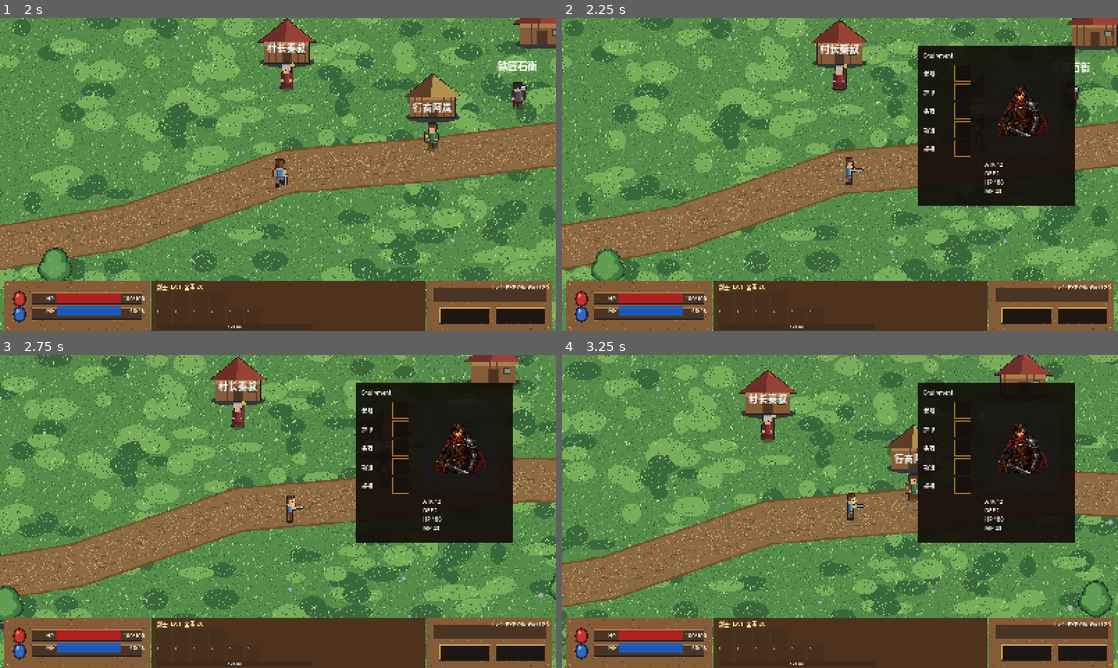
Above: before the commit, frames 1-4 (two rows, left to right).
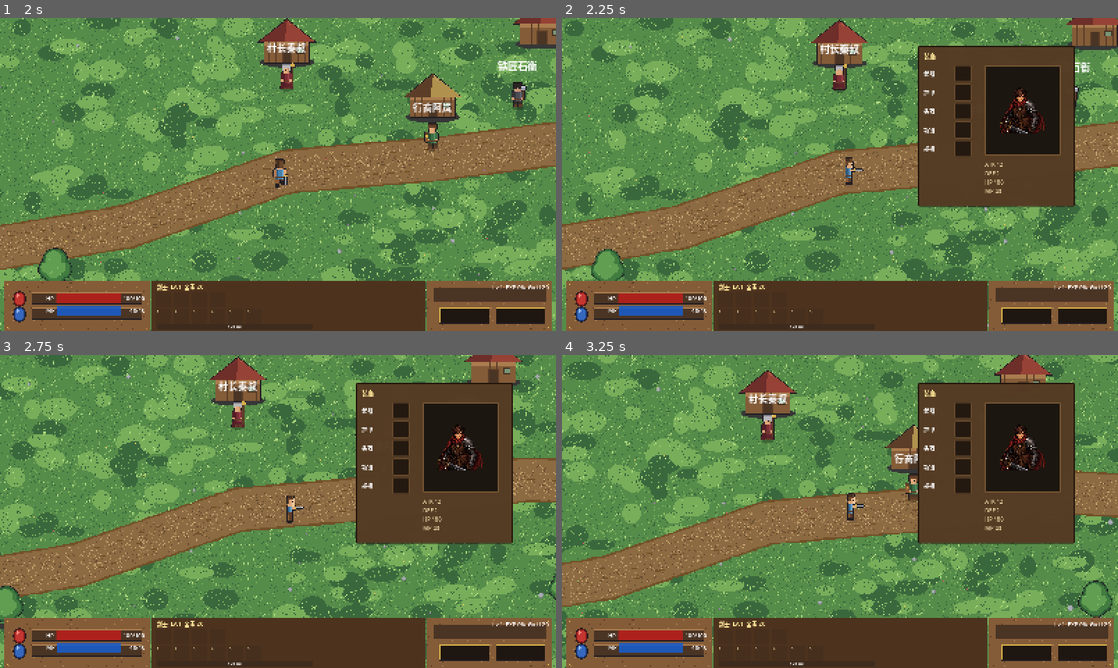
Above: after the commit, the same moments.

Repository: qubick14/pixeldragoncity
Game: Godot game, scene res://scenes/main.tscn
Same seed, same stepped clock (60 frames per second), same inputs: the game is played once before the commit and once after it.
Inputs (mouse positions are in pixels of both pictures, inside the frame that each line leads up to):
- Up to frame 1 (2 s): move the mouse to (400, 158) at 0.52 s; hold D (move_right) 0.53-1.25 s; tap Space (attack_primary) at 0.6 s; click (400, 158) at 0.67 s; drag from (166, 190) to (450, 118) at 1.27 s
- Up to frame 2 (2.25 s): move the mouse to (895, 105) at 2.02 s; hold D (move_right) from 2.03 s (still down); hold C (open_character) from 2.03 s (still down); click (895, 105) at 2.17 s
- Up to frame 3 (2.75 s): keep holding D (move_right); keep holding C (open_character)
- Up to frame 4 (3.25 s): release D (move_right) at 2.75 s; release C (open_character) at 2.75 s; drag from (962, 411) to (873, 527) at 2.77 s

Frame 1 is identical in both runs. In frame 2, 10% of the frame differs, in the area x 64-92%, y 8-61%; in frame 3, 10%; in frame 4, 10%.

Commit message:
feat: UI 面板视觉整改——统一木质边框风格
- 新增 UiTheme：木质面板 stylebox、内凹格子样式、金色标题、立绘框边框。
- 背包/装备/技能天赋/任务/地图/对话/商店 全部换用木质边框背景，标题本地化并镀金。
- item_slot 复用统一格子样式。断言测试 23/23 PASS。

Co-Authored-By: Claude Opus 4.8 <noreply@anthropic.com>

Diff:
--- a/godot/scripts/tests/ui_panels_test.gd
+++ b/godot/scripts/tests/ui_panels_test.gd
@@ -73,7 +73,7 @@
 
 	panel.set_inventory(_sample_inventory_slots())
 	_assert_equal(panel.get_slot_count(), 30, "inventory panel should render 30 slots", failures)
-	_assert_equal(panel.get_node("TitleLabel").text, "Inventory", "inventory panel title should be Inventory", failures)
+	_assert_equal(panel.get_node("TitleLabel").text, "背包", "inventory panel title should be localized", failures)
 	_assert_equal(panel.get_slot(0).get_item_id(), "small_health_potion", "first inventory slot should expose filled item id", failures)
 	_assert_equal(panel.get_slot(5).get_item_id(), "", "empty inventory slot should remain empty", failures)
 
--- a/godot/scripts/ui/dialogue_panel.gd
+++ b/godot/scripts/ui/dialogue_panel.gd
@@ -78,15 +78,8 @@
 
 
 func _ensure_panel_background() -> void:
-	if has_node("PanelBackground"):
-		return
-	var background := ColorRect.new()
-	background.name = "PanelBackground"
-	background.color = Color(0.075, 0.055, 0.04, 0.94)
-	background.set_anchors_preset(Control.PRESET_FULL_RECT)
-	background.offset_left = -16.0
-	background.offset_top = -16.0
-	background.offset_right = 16.0
-	background.offset_bottom = 16.0
-	add_child(background)
-	move_child(background, 0)
+	var fresh := not has_node("PanelBackground")
+	UiTheme.add_panel_bg(self)
+	if fresh:
+		UiTheme.style_title(get_node_or_null("NameLabel"))
+		UiTheme.style_frame(get_node_or_null("PortraitFrame"))
--- a/godot/scripts/ui/equipment_panel.gd
+++ b/godot/scripts/ui/equipment_panel.gd
@@ -86,15 +86,11 @@
 
 
 func _ensure_panel_background() -> void:
-	if has_node("PanelBackground"):
-		return
-	var background := ColorRect.new()
-	background.name = "PanelBackground"
-	background.color = Color(0.075, 0.055, 0.04, 0.92)
-	background.set_anchors_preset(Control.PRESET_FULL_RECT)
-	background.offset_left = -16.0
-	background.offset_top = -16.0
-	background.offset_right = 16.0
-	background.offset_bottom = 16.0
-	add_child(background)
-	move_child(background, 0)
+	var fresh := not has_node("PanelBackground")
+	UiTheme.add_panel_bg(self)
+	if fresh:
+		UiTheme.style_title(get_node_or_null("TitleLabel"), "装备")
+		UiTheme.style_frame(get_node_or_null("PortraitFrame"))
+		var stats := get_node_or_null("StatsList") as Label
+		if stats != null:
+			stats.add_theme_color_override("font_color", UiTheme.PARCHMENT)
--- a/godot/scripts/ui/inventory_panel.gd
+++ b/godot/scripts/ui/inventory_panel.gd
@@ -58,15 +58,5 @@
 
 
 func _ensure_panel_background() -> void:
-	if has_node("PanelBackground"):
-		return
-	var background := ColorRect.new()
-	background.name = "PanelBackground"
-	background.color = Color(0.075, 0.055, 0.04, 0.92)
-	background.set_anchors_preset(Control.PRESET_FULL_RECT)
-	background.offset_left = -16.0
-	background.offset_top = -16.0
-	background.offset_right = 16.0
-	background.offset_bottom = 16.0
-	add_child(background)
-	move_child(background, 0)
+	UiTheme.add_panel_bg(self)
+	UiTheme.style_title(get_node_or_null("TitleLabel"), "背包")
--- a/godot/scripts/ui/item_slot.gd
+++ b/godot/scripts/ui/item_slot.gd
@@ -66,9 +66,4 @@
 
 
 func _apply_slot_style(filled: bool) -> void:
-	var style := StyleBoxFlat.new()
-	style.bg_color = Color(0.16, 0.12, 0.08, 0.94) if filled else Color(0.08, 0.065, 0.05, 0.92)
-	style.border_color = Color(0.62, 0.42, 0.18, 1.0)
-	style.set_border_width_all(2)
-	style.set_corner_radius_all(0)
-	add_theme_stylebox_override("panel", style)
+	add_theme_stylebox_override("panel", UiTheme.inset_slot(filled))
--- a/godot/scripts/ui/map_panel.gd
+++ b/godot/scripts/ui/map_panel.gd
@@ -96,11 +96,4 @@
 
 
 func _ensure_panel_background() -> void:
-	if has_node("PanelBackground"):
-		return
-	var background := ColorRect.new()
-	background.name = "PanelBackground"
-	background.color = Color(0.075, 0.055, 0.04, 0.95)
-	background.set_anchors_preset(Control.PRESET_FULL_RECT)
-	add_child(background)
-	move_child(background, 0)
+	UiTheme.add_panel_bg(self)
--- a/godot/scripts/ui/quest_panel.gd
+++ b/godot/scripts/ui/quest_panel.gd
@@ -103,11 +103,4 @@
 
 
 func _ensure_panel_background() -> void:
-	if has_node("PanelBackground"):
-		return
-	var background := ColorRect.new()
-	background.name = "PanelBackground"
-	background.color = Color(0.075, 0.055, 0.04, 0.95)
-	background.set_anchors_preset(Control.PRESET_FULL_RECT)
-	add_child(background)
-	move_child(background, 0)
+	UiTheme.add_panel_bg(self)
--- a/godot/scripts/ui/shop_panel.gd
+++ b/godot/scripts/ui/shop_panel.gd
@@ -63,15 +63,8 @@
 
 
 func _ensure_panel_background() -> void:
-	if has_node("PanelBackground"):
-		return
-	var background := ColorRect.new()
-	background.name = "PanelBackground"
-	background.color = Color(0.075, 0.055, 0.04, 0.94)
-	background.set_anchors_preset(Control.PRESET_FULL_RECT)
-	background.offset_left = -16.0
-	background.offset_top = -16.0
-	background.offset_right = 16.0
-	background.offset_bottom = 16.0
-	add_child(background)
-	move_child(background, 0)
+	var fresh := not has_node("PanelBackground")
+	UiTheme.add_panel_bg(self)
+	if fresh:
+		UiTheme.style_title(get_node_or_null("ShopNameLabel"))
+		UiTheme.style_frame(get_node_or_null("PortraitFrame"))
--- a/godot/scripts/ui/skill_talent_panel.gd
+++ b/godot/scripts/ui/skill_talent_panel.gd
@@ -91,11 +91,4 @@
 
 
 func _ensure_panel_background() -> void:
-	if has_node("PanelBackground"):
-		return
-	var background := ColorRect.new()
-	background.name = "PanelBackground"
-	background.color = Color(0.075, 0.055, 0.04, 0.95)
-	background.set_anchors_preset(Control.PRESET_FULL_RECT)
-	add_child(background)
-	move_child(background, 0)
+	UiTheme.add_panel_bg(self)
--- /dev/null
+++ b/godot/scripts/ui/ui_theme.gd
@@ -0,0 +1,61 @@
+extends RefCounted
+class_name UiTheme
+# Shared Stardew-ish wooden panel styling for the game's UI panels.
+
+const WOOD := Color(0.33, 0.23, 0.14, 0.98)
+const WOOD_DARK := Color(0.14, 0.09, 0.05, 1.0)
+const WOOD_LIGHT := Color(0.46, 0.33, 0.2, 1.0)
+const GOLD := Color(1.0, 0.9, 0.6, 1.0)
+const PARCHMENT := Color(0.86, 0.78, 0.6, 1.0)
+
+
+static func wood_panel(bg: Color = WOOD) -> StyleBoxFlat:
+	var sb := StyleBoxFlat.new()
+	sb.bg_color = bg
+	sb.border_color = WOOD_DARK
+	sb.set_border_width_all(3)
+	sb.set_corner_radius_all(4)
+	sb.set_content_margin_all(10)
+	return sb
+
+
+static func inset_slot(filled: bool) -> StyleBoxFlat:
+	var sb := StyleBoxFlat.new()
+	sb.bg_color = Color(0.2, 0.14, 0.09, 0.96) if filled else Color(0.12, 0.085, 0.055, 0.9)
+	sb.border_color = WOOD_LIGHT
+	sb.set_border_width_all(2)
+	sb.set_corner_radius_all(2)
+	return sb
+
+
+static func add_panel_bg(host: Control) -> void:
+	if host.has_node("PanelBackground"):
+		return
+	var bg := Panel.new()
+	bg.name = "PanelBackground"
+	bg.add_theme_stylebox_override("panel", wood_panel())
+	bg.set_anchors_preset(Control.PRESET_FULL_RECT)
+	bg.offset_left = -16.0
+	bg.offset_top = -16.0
+	bg.offset_right = 16.0
+	bg.offset_bottom = 16.0
+	bg.mouse_filter = Control.MOUSE_FILTER_IGNORE
+	host.add_child(bg)
+	host.move_child(bg, 0)
+
+
+static func style_title(label: Label, text: String = "") -> void:
+	if label == null:
+		return
+	if not text.is_empty():
+		label.text = text
+	label.add_theme_font_size_override("font_size", 18)
+	label.add_theme_color_override("font_color", GOLD)
+
+
+static func style_frame(host: Control, bg: Color = Color(0.1, 0.08, 0.06, 0.95)) -> void:
+	# For portrait / preview frames: a darker inset with a gold-ish border.
+	if host is PanelContainer or host is Panel:
+		var sb := wood_panel(bg)
+		sb.border_color = WOOD_LIGHT
+		host.add_theme_stylebox_override("panel", sb)
Not shown, added: godot/scripts/ui/ui_theme.gd.uid
Not shown, changed: TODO.md
